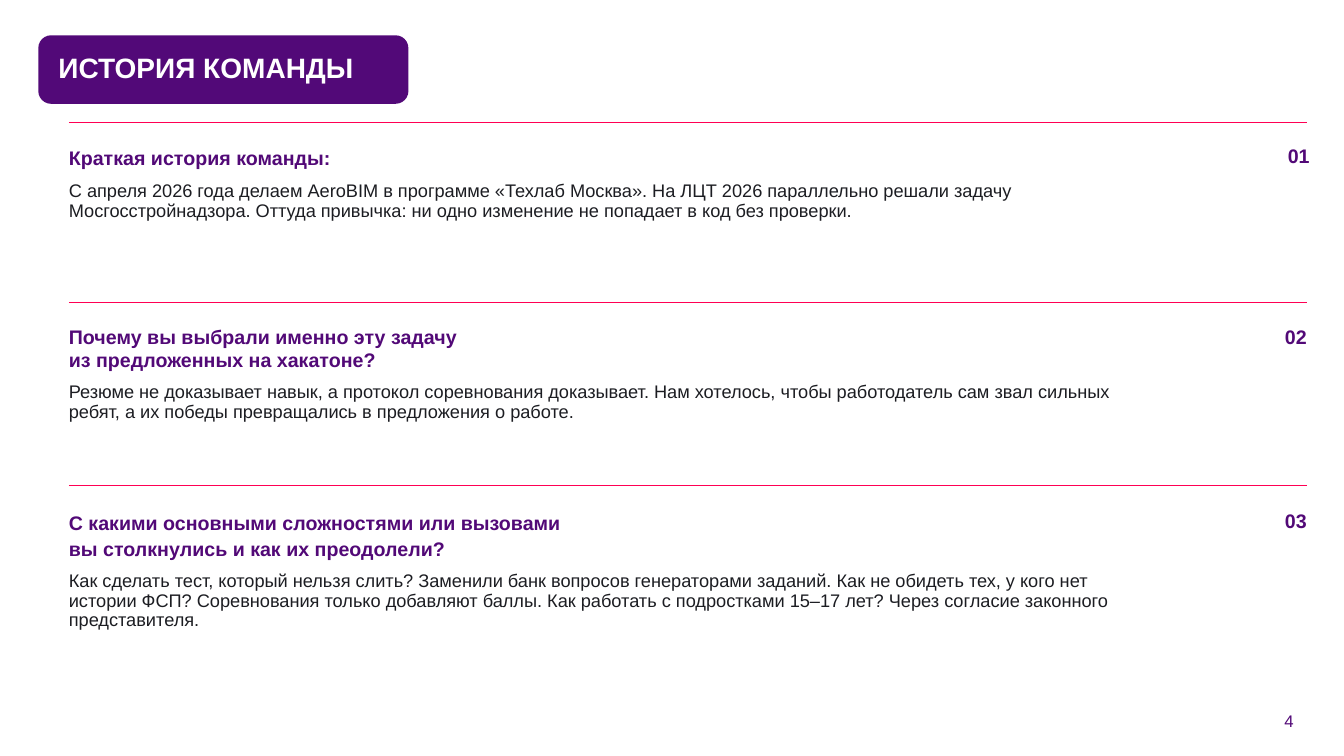
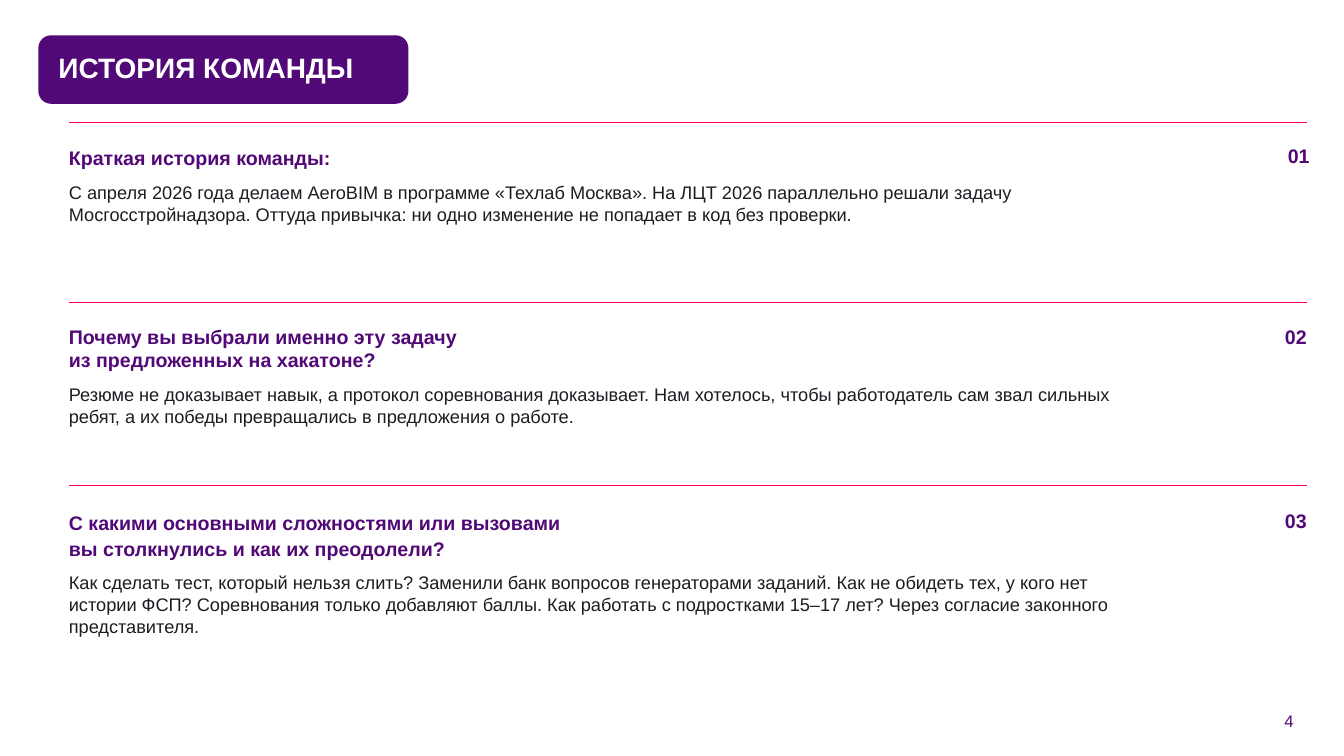
Before and after one commit to KonkovDV/fsp-talent, a slide deck: slide 4 of submission/03-presentation/FSP_Talent_presentation.pptx. Drawn at 1344x756 pixels with LibreOffice and Linux fonts; fonts in the diff are those of the drawing; background and template pictures are left out. Boxes give left, top, right and bottom in pixels: in the first picture for what was removed or moved away, otherwise in the second. Text is boxed around its words. In the diff, an @@ line names an element or a change of style, - is before the commit and + after.

Commit message:
Презентация: цифры по main 7c37a87
- κw двух путей 0,85 (все шесть зёрен 0,85–0,86), 0,76 только как старый порядок шкалы
- атака «20 сессий»: 7,2 % против 6,5 % честно (400 человек, 6 зёрен)
- вместо «0 % с чужим ключом»: 1875 из 1875 ключей проверены запуском и сигналы честности 90 % при 0,7 % ложных
- 22 семейства заданий вместо 17 генераторов
- разметка 200 пар: два независимых автоматических оценщика
- подбор по протоколам опубликованных методов: 0,607 и 0,666, BM25 0,399
- 69 мс вместо 0,36 с, повтор уверенных решений 80,3 %, docker compose up
- подпись «команда Дмитрия Конькова» на титуле и последнем слайде
- PDF пересобран из того же pptx

```diff
--- a/submission/03-presentation/FSP_Talent_presentation.pptx
+++ b/submission/03-presentation/FSP_Talent_presentation.pptx
@@ line spacing 0.9 to 1 in 3 elements at <box>69,185,1011,225</box>, <box>69,575,1108,637</box>, <box>69,387,1109,427</box> @@
```
Also in this commit, not shown: 23 other slides changed, 1 other file.
